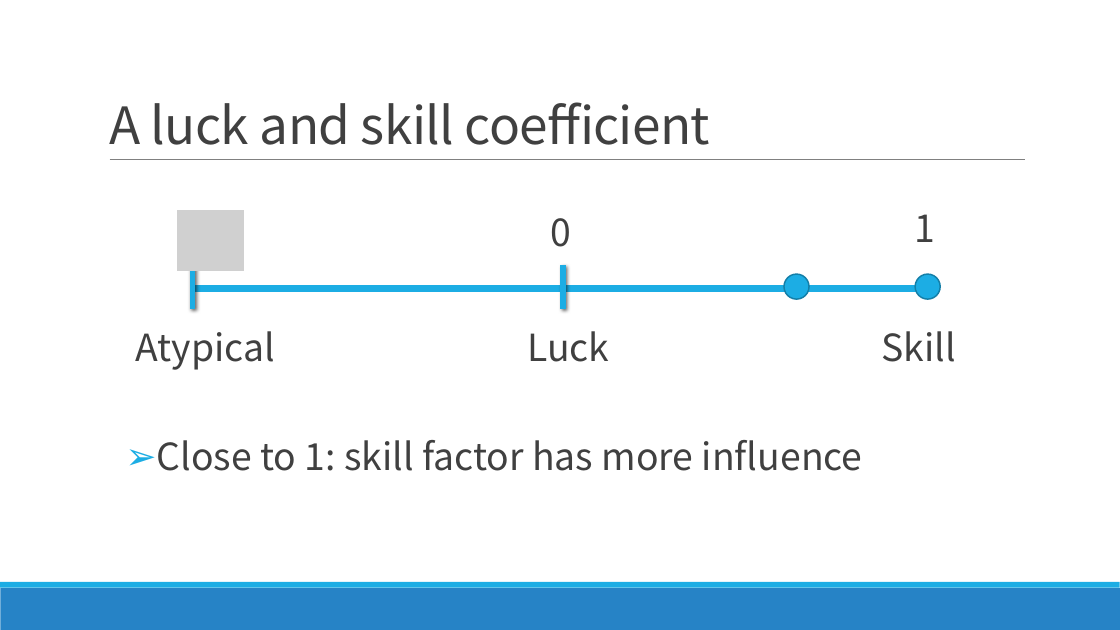
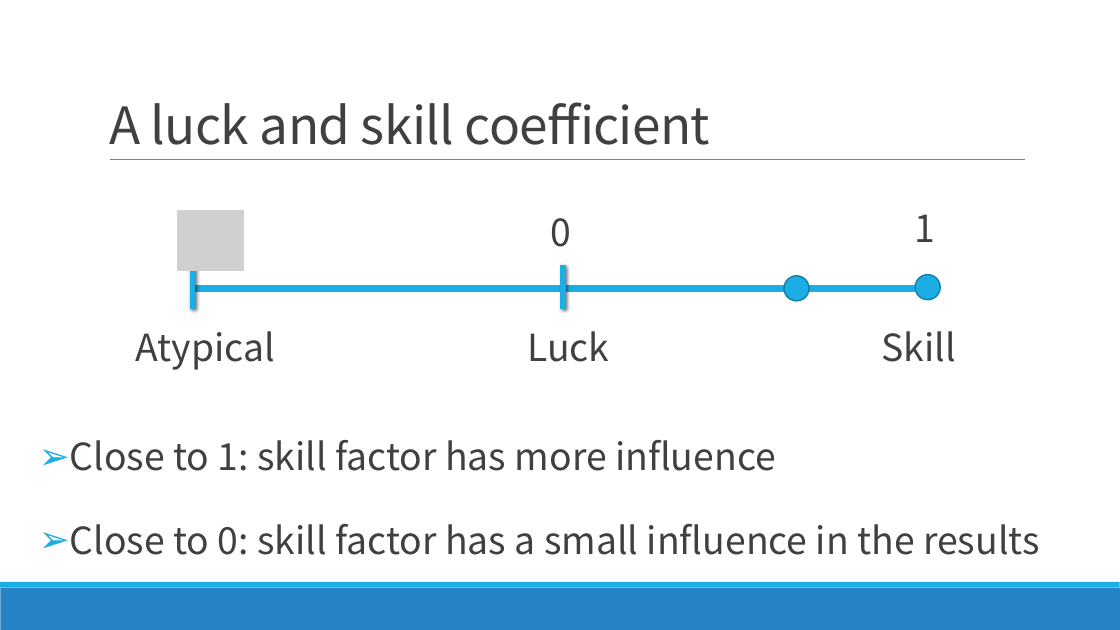
Before and after one commit to FindNorthStar/DataMining, a slide deck: slide 8 of homework_1/Luck is Hard to Beat The Difficulty of Sports Prediction.pptx (slide 13 before the commit). Drawn at 1120x630 pixels with LibreOffice and Linux fonts; fonts in the diff are those of the drawing; grey boxes stand for pictures. Boxes give left, top, right and bottom in pixels: in the first picture for what was removed or moved away, otherwise in the second. Text is boxed around its words. In the diff, an @@ line names an element or a change of style, - is before the commit and + after.

Commit message:
update ppt

```diff
--- a/homework_1/Luck is Hard to Beat The Difficulty of Sports Prediction.pptx
+++ b/homework_1/Luck is Hard to Beat The Difficulty of Sports Prediction.pptx
@@ text "Close to 1: skill factor ...": place and size @@
-text "Close to 1: skill factor ..." at (157,440,863,471)
+text "Close to 1: skill factor ..." at (70,440,1040,555)
@@ text at (70,524,1040,555): paragraph added @@
+➢ Close to 0: skill factor has a small influence in the results
```
Also in this commit, not shown: 8 other slides changed, 1 other file.
